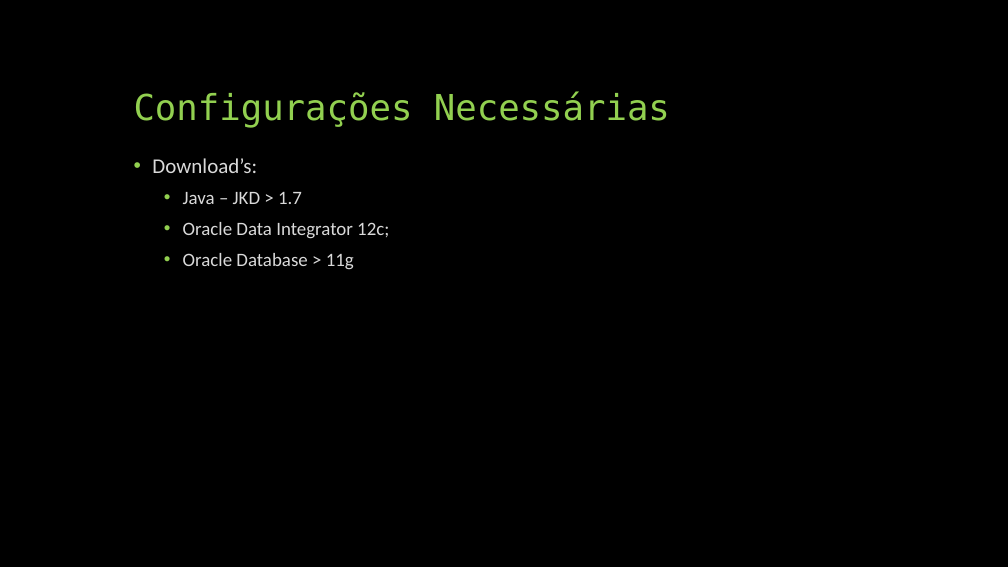
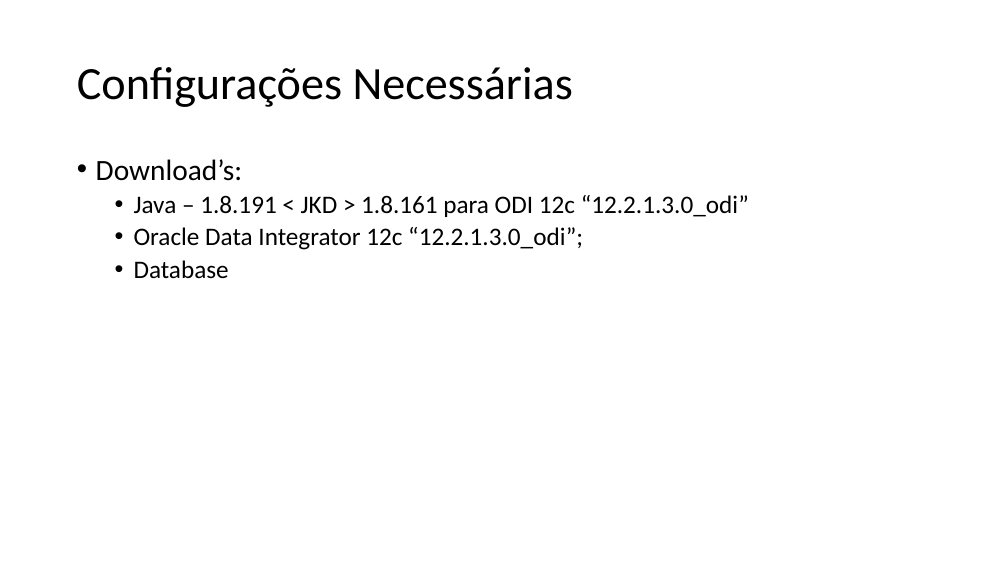
Before and after one commit to willanythayse/odi-develop-workout, a slide deck: slide 2 of Instalação Oracle Data Integrator (ODI).pptx. Drawn at 1008x567 pixels with LibreOffice and Linux fonts; fonts in the diff are those of the drawing. Boxes give left, top, right and bottom in pixels: in the first picture for what was removed or moved away, otherwise in the second. Text is boxed around its words. In the diff, an @@ line names an element or a change of style, - is before the commit and + after.

```diff
--- a/Instalação Oracle Data Integrator (ODI).pptx
+++ b/Instalação Oracle Data Integrator (ODI).pptx
@@ background #000000 to #FFFFFF @@
@@ title "Configurações Necessárias": place and size @@
-title "Configurações Necessárias" at [134,92,670,128]
+title "Configurações Necessárias" at [77,67,573,107]
@@ title "Configurações Necessárias" at [77,67,573,107]: size 34 to 44 pt, font DejaVu Sans Mono to Calibri, text colour #92D050 to #000000; vertical alignment bottom to middle @@
@@ text "Download’s:": place and size @@
-text "Download’s:" at [152,158,389,270]
+text "Download’s:" at [96,159,749,279]
@@ text at [96,159,242,181]: size 20 to 28 pt, text colour #D9D9D9 to #000000 in "Download’s:"; less space between paragraphs @@
@@ text at [134,195,749,279]: text changed; size 18 to 24 pt; text colour #D9D9D9 to #000000 @@
-  • Java – JKD > 1.7
-  • Oracle Data Integrator 12c;
-  • Oracle Database > 11g
+  • Java – 1.8.191 < JKD > 1.8.161 para ODI 12c “12.2.1.3.0_odi”
+  • Oracle Data Integrator 12c “12.2.1.3.0_odi”;
+  • Database
```
Also in this commit, not shown: 3 other slides changed, 10 slides added, 6 slides removed.
